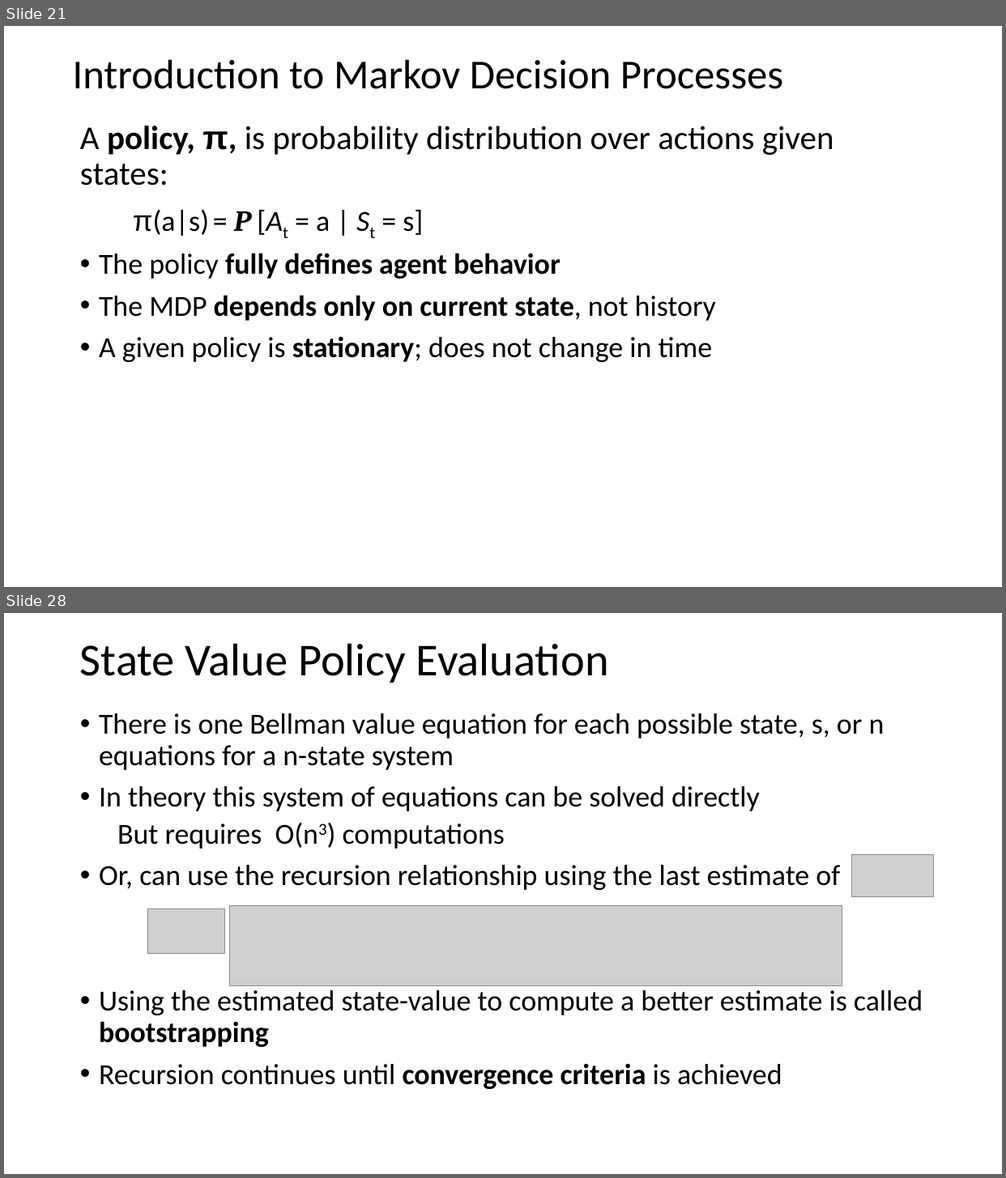
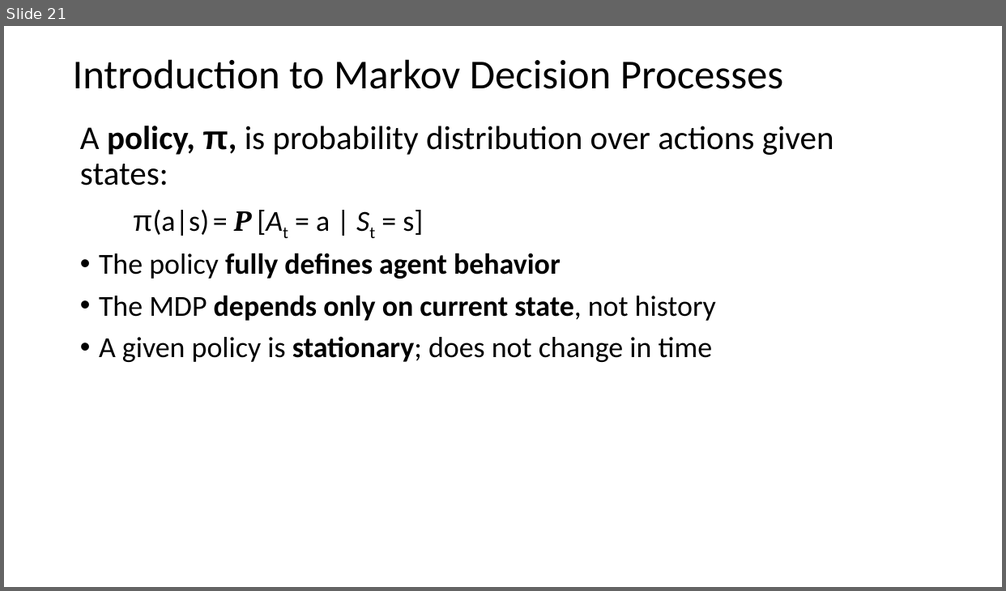
Before and after one commit to StephenElston/MachineLearning530, a slide deck: Lesson8/8_MarkovProcesses.pptx. Shown one above the other, each under a label of ours: slides 21 and 28 before the commit, slide 21 after it; the slides between them are not shown. The pictures are 1006x1178 and 1006x591 pixels, drawn with LibreOffice and Linux fonts; fonts in the diff are those of the drawing; grey boxes stand for pictures. Boxes give left, top, right and bottom in pixels: in the first picture for what was removed or moved away, otherwise in the second. Text is boxed around its words. In the diff, an @@ line names an element or a change of style, - is before the commit and + after.

```diff
--- a/Lesson8/8_MarkovProcesses.pptx
+++ b/Lesson8/8_MarkovProcesses.pptx
@@ slide 28 removed at bbox=[4, 613, 1002, 1174], background #FFFFFF @@
@@ title removed at bbox=[80, 643, 609, 683] @@
-State Value Policy Evaluation
@@ text removed at bbox=[99, 713, 923, 1089] @@
-• There is one Bellman value equation for each possible state, s, or n equations for a n-state system
-• In theory this system of equations can be solved directly
-  But requires O(n3) computations
-• Or, can use the recursion relationship using the last estimate of
-• Using the estimated state-value to compute a better estimate is called bootstrapping
-• Recursion continues until convergence criteria is achieved
@@ picture removed at bbox=[852, 855, 934, 897] @@
@@ picture removed at bbox=[147, 909, 225, 954] @@
@@ picture removed at bbox=[229, 906, 842, 986] @@
```
Also in this commit, not shown: 1 slide changed, 8 other slides removed, 2 other files.
